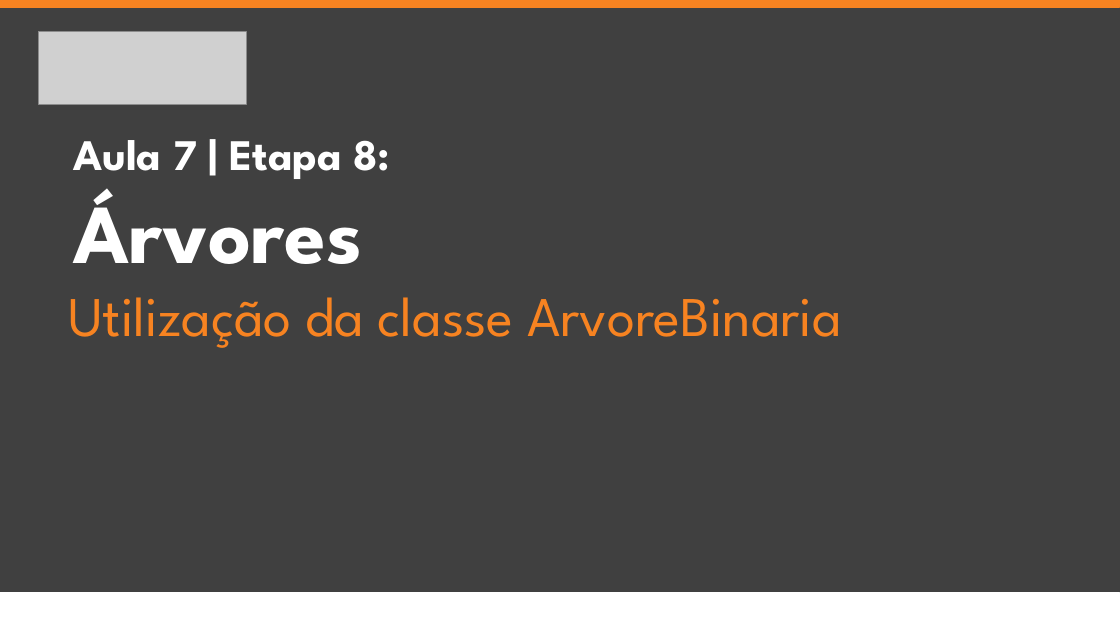
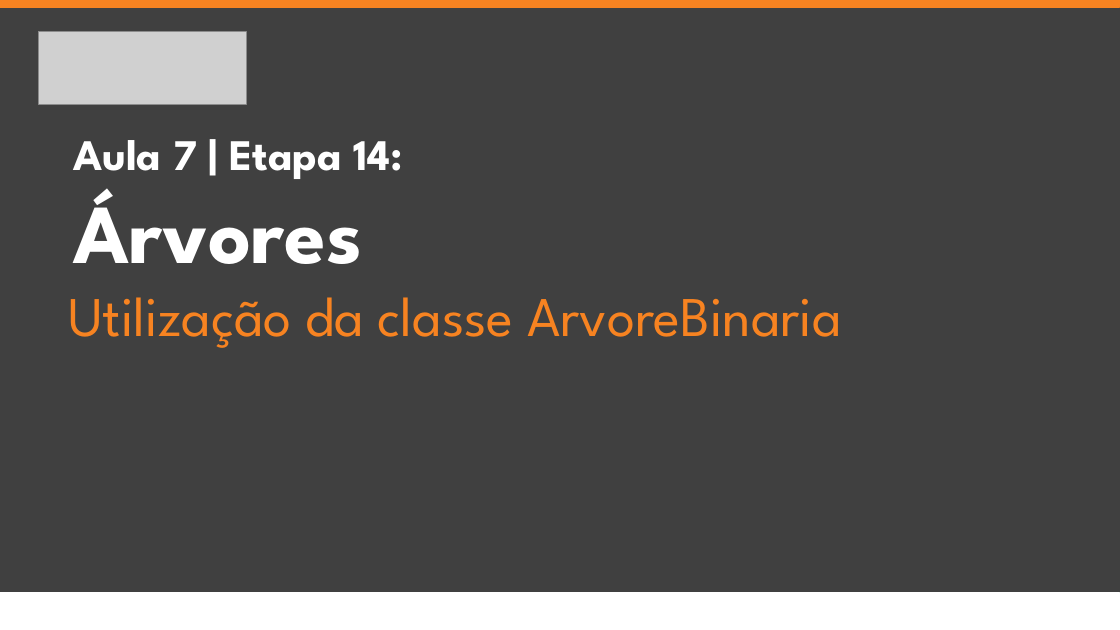
Before and after one commit to jrdutra/estruturaDeDadosJavaDio, a slide deck: slide 2 of apresentacoes/Aula7/Etapa14.pptx. Drawn at 1120x630 pixels with LibreOffice and Linux fonts; fonts in the diff are those of the drawing; grey boxes stand for pictures. Boxes give left, top, right and bottom in pixels: in the first picture for what was removed or moved away, otherwise in the second. Text is boxed around its words. In the diff, an @@ line names an element or a change of style, - is before the commit and + after.

```diff
--- a/apresentacoes/Aula7/Etapa14.pptx
+++ b/apresentacoes/Aula7/Etapa14.pptx
@@ text at box(73, 140, 402, 179): text changed @@
-Aula 7 | Etapa 8:
+Aula 7 | Etapa 14:
```
Also in this commit, not shown: 15 other files.
